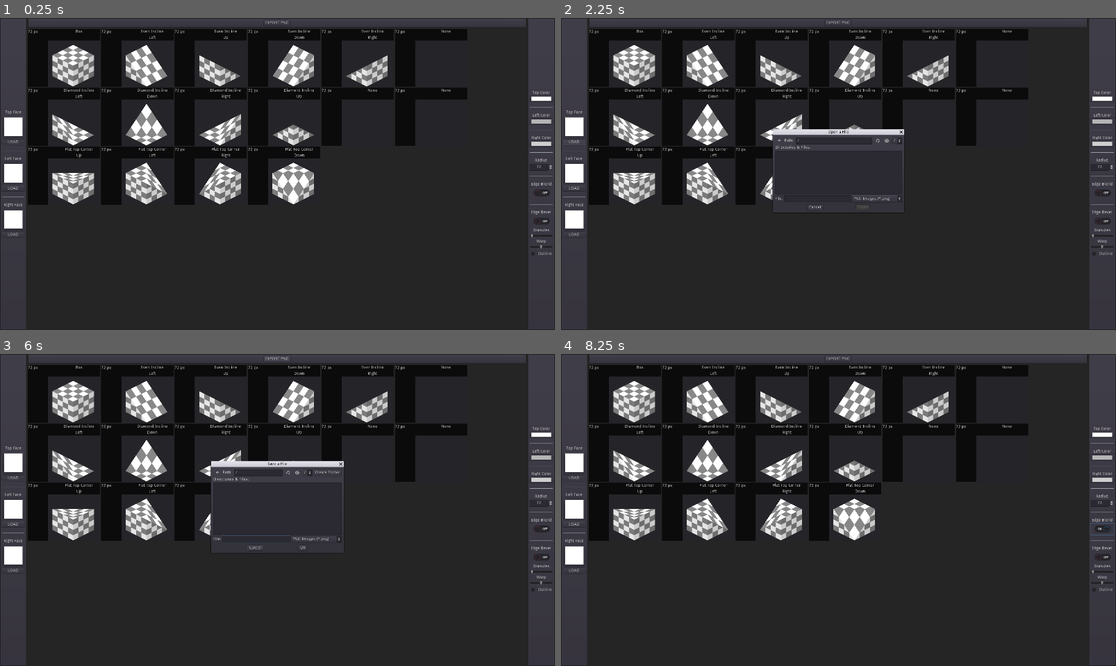
Above: before the commit, frames 1-4 (two rows, left to right).
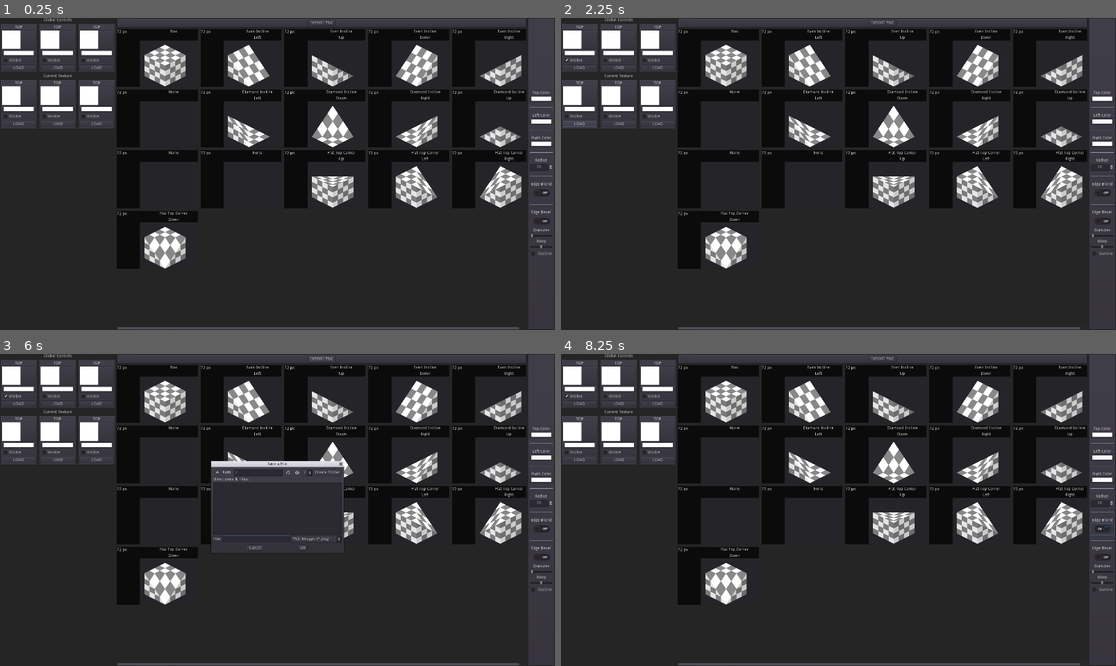
Above: after the commit, the same moments.

Repository: holywar20/IsometricEditor
Game: Godot game, scene res://Workspace.tscn
Same seed, same stepped clock (60 frames per second), same inputs: the game is played once before the commit and once after it.
Inputs (mouse positions are in pixels of both pictures, inside the frame that each line leads up to):
- Up to frame 1 (0.25 s): no input
- Up to frame 2 (2.25 s): click (572, 127) at 0.52 s; click (577, 61) at 1.25 s, where only the run after the commit has a clickable "Visible"; click "LOAD" at 2 s
- Up to frame 3 (6 s): click "LOAD" at 2.75 s; click "LOAD" at 3.5 s; click (216, 475) at 4.27 s; click (216, 475) at 5.02 s; click "EXPORT PNG" at 5.75 s
- Up to frame 4 (8.25 s): click (816, 538) at 6.52 s; type "12" at 6.6 s; click "OK" at 7.25 s; click (1104, 528) at 8 s

The runs differ from the first frame. In frame 1, 38% of the frame differs, in the area x 0-100%, y 0-100%; in frame 2, 38%; in frame 3, 34%; in frame 4, 38%.

Commit message:
Started laying out the UI

Diff:
--- a/Components/TextureTray.gd
+++ b/Components/TextureTray.gd
@@ -9,9 +9,9 @@
 var Previewer = preload("res://Components/PreviewButton.gd")
 var is_expanded = false
 
-onready var preview_button = get_node("PreviewButton")
-onready var chooser_popup = get_node("TextureChoosePopup")
-onready var chooser_hbox = get_node("TextureChoosePopup/TextureHBox")
+onready var preview_button = $VBox/PreviewButton
+onready var chooser_popup = $VBox/TextureChoosePopup
+onready var chooser_hbox = $VBox/TextureChoosePopup/TextureHBox
 
 func _ready():
 	preview_button.preview_texture = texture_list[0]
--- a/Components/TextureTray.tscn
+++ b/Components/TextureTray.tscn
@@ -13,24 +13,47 @@
 margin_right = 32.0
 margin_bottom = 32.0
 rect_min_size = Vector2( 32, 32 )
+size_flags_horizontal = 3
+size_flags_vertical = 3
 script = ExtResource( 1 )
+__meta__ = {
+"_edit_use_anchors_": false
+}
 texture_list = [ ExtResource( 2 ), ExtResource( 3 ), ExtResource( 4 ), ExtResource( 5 ), ExtResource( 6 ), ExtResource( 7 ) ]
 
-[node name="PreviewButton" type="Button" parent="."]
+[node name="VBox" type="VBoxContainer" parent="."]
 margin_left = 7.0
 margin_top = 7.0
+margin_right = 78.0
+margin_bottom = 165.0
+
+[node name="Label" type="Label" parent="VBox"]
 margin_right = 71.0
-margin_bottom = 71.0
+margin_bottom = 14.0
+text = "TOP"
+align = 1
+__meta__ = {
+"_edit_use_anchors_": false
+}
+
+[node name="PreviewButton" type="Button" parent="VBox"]
+margin_top = 18.0
+margin_right = 71.0
+margin_bottom = 82.0
 rect_min_size = Vector2( 64, 64 )
 script = ExtResource( 8 )
 
-[node name="TextureChoosePopup" type="PopupPanel" parent="."]
-margin_left = 7.0
-margin_top = 7.0
+[node name="ColorPickerButton" type="ColorPickerButton" parent="VBox"]
+margin_top = 86.0
 margin_right = 71.0
-margin_bottom = 71.0
+margin_bottom = 106.0
+color = Color( 1, 1, 1, 1 )
 
-[node name="TextureHBox" type="HBoxContainer" parent="TextureChoosePopup"]
+[node name="TextureChoosePopup" type="PopupPanel" parent="VBox"]
+margin_right = 64.0
+margin_bottom = 64.0
+
+[node name="TextureHBox" type="HBoxContainer" parent="VBox/TextureChoosePopup"]
 margin_left = 4.0
 margin_top = 4.0
 margin_right = 60.0
@@ -38,5 +61,19 @@
 size_flags_horizontal = 3
 size_flags_vertical = 3
 
-[connection signal="pressed" from="PreviewButton" to="." method="_on_PreviewButton_pressed"]
-[connection signal="popup_hide" from="TextureChoosePopup" to="." method="_on_TextureChoosePopup_popup_hide"]
+[node name="CheckBox" type="CheckBox" parent="VBox"]
+margin_top = 110.0
+margin_right = 71.0
+margin_bottom = 134.0
+text = "Visible"
+__meta__ = {
+"_edit_use_anchors_": false
+}
+
+[node name="Button" type="Button" parent="VBox"]
+margin_top = 138.0
+margin_right = 71.0
+margin_bottom = 158.0
+text = "LOAD"
+[connection signal="pressed" from="VBox/PreviewButton" to="." method="_on_PreviewButton_pressed"]
+[connection signal="popup_hide" from="VBox/TextureChoosePopup" to="." method="_on_TextureChoosePopup_popup_hide"]
--- a/SingleTextureContainer/SingleTextureContainer.tscn
+++ b/SingleTextureContainer/SingleTextureContainer.tscn
@@ -9,7 +9,7 @@
 anchor_bottom = 0.185
 margin_right = 50.32
 margin_bottom = 0.200012
-rect_min_size = Vector2( 250, 200 )
+rect_min_size = Vector2( 280, 200 )
 script = ExtResource( 1 )
 __meta__ = {
 "_edit_use_anchors_": false
@@ -20,9 +20,8 @@
 anchor_top = 1.0
 anchor_right = 1.0
 anchor_bottom = 1.0
-margin_left = -180.0
+margin_left = -200.0
 margin_top = -160.0
-margin_right = -1.52588e-05
 margin_bottom = -1.52588e-05
 size_flags_horizontal = 3
 size_flags_vertical = 3
@@ -38,7 +37,7 @@
 margin_left = -7.62939e-06
 margin_right = 3.99998
 margin_bottom = -1.90735e-06
-text = "Flat top Corner"
+text = "Even Incline"
 align = 1
 valign = 1
 __meta__ = {
@@ -46,7 +45,6 @@
 }
 
 [node name="FacingDisplay" type="Label" parent="."]
-visible = false
 anchor_left = 0.4
 anchor_right = 1.0
 anchor_bottom = 0.1
@@ -64,7 +62,7 @@
 [node name="SizeDisplay" type="Label" parent="."]
 margin_right = 94.0
 margin_bottom = 20.0
-text = "Size"
+text = "72 px"
 valign = 1
 __meta__ = {
 "_edit_use_anchors_": false
--- /dev/null
+++ b/TextureControl/TextureControl.gd
@@ -0,0 +1,3 @@
+extends VBoxContainer
+
+func setupScene()
--- /dev/null
+++ b/TextureControl/TextureControl.tscn
@@ -0,0 +1,16 @@
+[gd_scene load_steps=3 format=2]
+
+[ext_resource path="res://TextureControl/TextureControl.gd" type="Script" id=1]
+[ext_resource path="res://Components/TextureTray.tscn" type="PackedScene" id=7]
+
+[node name="VBoxContainer" type="VBoxContainer"]
+margin_right = 78.0
+margin_bottom = 120.0
+script = ExtResource( 1 )
+__meta__ = {
+"_edit_use_anchors_": false
+}
+
+[node name="RightTextureTray" parent="." instance=ExtResource( 7 )]
+margin_right = 85.0
+margin_bottom = 172.0
--- a/Workspace.gd
+++ b/Workspace.gd
@@ -24,12 +24,13 @@
 onready var load_dialog = $MainVBox/ControlPanel/HBoxContainer/ExportButton/LoadDialog
 
 func _ready():
-	color_pickers.top.color = drawing_node.top_tint
-	color_pickers.left.color = drawing_node.left_tint
-	color_pickers.right.color = drawing_node.right_tint
-	texture_trays.top.preview_button.preview_texture = drawing_node.top_texture
-	texture_trays.left.preview_button.preview_texture = drawing_node.left_texture
-	texture_trays.right.preview_button.preview_texture = drawing_node.right_texture
+	pass
+	#color_pickers.top.color = drawing_node.top_tint
+	#color_pickers.left.color = drawing_node.left_tint
+	#color_pickers.right.color = drawing_node.right_tint
+	#texture_trays.top.preview_button.preview_texture = drawing_node.top_texture
+	#texture_trays.left.preview_button.preview_texture = drawing_node.left_texture
+	#texture_trays.right.preview_button.preview_texture = drawing_node.right_texture
 
 
 func updateAll():
--- a/Workspace.tscn
+++ b/Workspace.tscn
@@ -17,104 +17,92 @@
 "_edit_use_anchors_": false
 }
 
-[node name="TexturePanel" type="PanelContainer" parent="."]
-margin_right = 92.0
+[node name="VBox" type="VBoxContainer" parent="."]
+margin_right = 400.0
 margin_bottom = 1080.0
-
-[node name="VBoxContainer" type="VBoxContainer" parent="TexturePanel"]
-margin_left = 7.0
-margin_top = 7.0
-margin_right = 85.0
-margin_bottom = 1073.0
-alignment = 1
-
-[node name="TopTexLabel" type="Label" parent="TexturePanel/VBoxContainer"]
-margin_top = 313.0
-margin_right = 78.0
-margin_bottom = 327.0
-text = "Top Face"
-align = 1
-
-[node name="TopTextureTray" parent="TexturePanel/VBoxContainer" instance=ExtResource( 2 )]
-margin_top = 331.0
-margin_right = 78.0
-margin_bottom = 409.0
-
-[node name="TopLoadButton" type="Button" parent="TexturePanel/VBoxContainer"]
-margin_top = 413.0
-margin_right = 78.0
-margin_bottom = 433.0
-text = "LOAD"
-
-[node name="HSeparatorTL" type="HSeparator" parent="TexturePanel/VBoxContainer"]
-margin_top = 437.0
-margin_right = 78.0
-margin_bottom = 469.0
-rect_min_size = Vector2( 0, 32 )
-
-[node name="LeftTexLabel" type="Label" parent="TexturePanel/VBoxContainer"]
-margin_top = 473.0
-margin_right = 78.0
-margin_bottom = 487.0
-text = "Left Face"
-align = 1
-
-[node name="LeftTextureTray" parent="TexturePanel/VBoxContainer" instance=ExtResource( 2 )]
-margin_top = 491.0
-margin_right = 78.0
-margin_bottom = 569.0
-
-[node name="LeftLoadButton" type="Button" parent="TexturePanel/VBoxContainer"]
-margin_top = 573.0
-margin_right = 78.0
-margin_bottom = 593.0
-text = "LOAD"
-
-[node name="HSeparatorLR" type="HSeparator" parent="TexturePanel/VBoxContainer"]
-margin_top = 597.0
-margin_right = 78.0
-margin_bottom = 629.0
-rect_min_size = Vector2( 0, 32 )
-
-[node name="RightTexLabel" type="Label" parent="TexturePanel/VBoxContainer"]
-margin_top = 633.0
-margin_right = 78.0
-margin_bottom = 647.0
-text = "Right Face"
-align = 1
-
-[node name="RightTextureTray" parent="TexturePanel/VBoxContainer" instance=ExtResource( 2 )]
-margin_top = 651.0
-margin_right = 78.0
-margin_bottom = 729.0
-
-[node name="RightLoadButton" type="Button" parent="TexturePanel/VBoxContainer"]
-margin_top = 733.0
-margin_right = 78.0
-margin_bottom = 753.0
-text = "LOAD"
+rect_min_size = Vector2( 400, 0 )
+
+[node name="Global" type="VBoxContainer" parent="VBox"]
+margin_right = 400.0
+margin_bottom = 190.0
+
+[node name="Label" type="Label" parent="VBox/Global"]
+margin_right = 400.0
+margin_bottom = 14.0
+text = "Global Controls"
+align = 1
+valign = 1
+
+[node name="HBox" type="HBoxContainer" parent="VBox/Global"]
+margin_top = 18.0
+margin_right = 400.0
+margin_bottom = 190.0
+
+[node name="Top" parent="VBox/Global/HBox" instance=ExtResource( 2 )]
+margin_right = 130.0
+margin_bottom = 172.0
+
+[node name="Left" parent="VBox/Global/HBox" instance=ExtResource( 2 )]
+margin_left = 134.0
+margin_right = 265.0
+margin_bottom = 172.0
+
+[node name="Right" parent="VBox/Global/HBox" instance=ExtResource( 2 )]
+margin_left = 269.0
+margin_right = 400.0
+margin_bottom = 172.0
+
+[node name="Current" type="VBoxContainer" parent="VBox"]
+margin_top = 194.0
+margin_right = 400.0
+margin_bottom = 384.0
+
+[node name="RightTexLabel" type="Label" parent="VBox/Current"]
+margin_right = 400.0
+margin_bottom = 14.0
+text = "Current Texture"
+align = 1
+
+[node name="HBox2" type="HBoxContainer" parent="VBox/Current"]
+margin_top = 18.0
+margin_right = 400.0
+margin_bottom = 190.0
+
+[node name="Top" parent="VBox/Current/HBox2" instance=ExtResource( 2 )]
+margin_right = 130.0
+margin_bottom = 172.0
+
+[node name="Left" parent="VBox/Current/HBox2" instance=ExtResource( 2 )]
+margin_left = 134.0
+margin_right = 265.0
+margin_bottom = 172.0
+
+[node name="Right" parent="VBox/Current/HBox2" instance=ExtResource( 2 )]
+margin_left = 269.0
+margin_right = 400.0
+margin_bottom = 172.0
 
 [node name="MainVBox" type="VBoxContainer" parent="."]
-margin_left = 96.0
+margin_left = 404.0
 margin_right = 1821.0
 margin_bottom = 1080.0
 size_flags_horizontal = 3
 size_flags_vertical = 3
 
 [node name="ControlPanel" type="PanelContainer" parent="MainVBox"]
-margin_right = 1725.0
+margin_right = 1417.0
 margin_bottom = 34.0
 
 [node name="HBoxContainer" type="HBoxContainer" parent="MainVBox/ControlPanel"]
 margin_left = 7.0
 margin_top = 7.0
-margin_right = 1718.0
+margin_right = 1410.0
 margin_bottom = 27.0
 alignment = 1
 
 [node name="ExportButton" type="Button" parent="MainVBox/ControlPanel/HBoxContainer"]
-margin_left = 809.0
-margin_right = 902.0
+margin_left = 655.0
+margin_right = 748.0
 margin_bottom = 20.0
 text = "EXPORT PNG"
 
@@ -146,14 +134,16 @@
 
 [node name="GridScroll" type="ScrollContainer" parent="MainVBox"]
 margin_top = 38.0
-margin_right = 1725.0
+margin_right = 1417.0
 margin_bottom = 1080.0
 size_flags_vertical = 3
 
 [node name="GridContainer" type="GridContainer" parent="MainVBox/GridScroll"]
-margin_right = 1520.0
-margin_bottom = 608.0
-columns = 6
+margin_right = 1440.0
+margin_bottom = 830.0
+custom_constants/vseparation = 10
+custom_constants/hseparation = 10
+columns = 5
 __meta__ = {
 "_edit_use_anchors_": false
 }
@@ -161,143 +151,143 @@
 [node name="Panel" parent="MainVBox/GridScroll/GridContainer" instance=ExtResource( 5 )]
 anchor_right = 0.0
 anchor_bottom = 0.0
-margin_right = 250.0
+margin_right = 280.0
 margin_bottom = 200.0
 myType = 1
 
 [node name="Panel2" parent="MainVBox/GridScroll/GridContainer" instance=ExtResource( 5 )]
 anchor_right = 0.0
 anchor_bottom = 0.0
-margin_left = 254.0
-margin_right = 504.0
+margin_left = 290.0
+margin_right = 570.0
 margin_bottom = 200.0
 
 [node name="Panel3" parent="MainVBox/GridScroll/GridContainer" instance=ExtResource( 5 )]
 anchor_right = 0.0
 anchor_bottom = 0.0
-margin_left = 508.0
-margin_right = 758.0
+margin_left = 580.0
+margin_right = 860.0
 margin_bottom = 200.0
 direction = 3
 
 [node name="Panel4" parent="MainVBox/GridScroll/GridContainer" instance=ExtResource( 5 )]
 anchor_right = 0.0
 anchor_bottom = 0.0
-margin_left = 762.0
-margin_right = 1012.0
+margin_left = 870.0
+margin_right = 1150.0
 margin_bottom = 200.0
 direction = 1
 
 [node name="Panel5" parent="MainVBox/GridScroll/GridContainer" instance=ExtResource( 5 )]
 anchor_right = 0.0
 anchor_bottom = 0.0
-margin_left = 1016.0
-margin_right = 1266.0
+margin_left = 1160.0
+margin_right = 1440.0
 margin_bottom = 200.0
 direction = 2
 
 [node name="Panel6" parent="MainVBox/GridScroll/GridContainer" instance=ExtResource( 5 )]
 anchor_right = 0.0
 anchor_bottom = 0.0
-margin_left = 1270.0
-margin_right = 1520.0
-margin_bottom = 200.0
+margin_top = 210.0
+margin_right = 280.0
+margin_bottom = 410.0
 myType = 0
 direction = 3
 
 [node name="Panel7" parent="MainVBox/GridScroll/GridContainer" instance=ExtResource( 5 )]
 anchor_right = 0.0
 anchor_bottom = 0.0
-margin_top = 204.0
-margin_right = 250.0
-margin_bottom = 404.0
+margin_left = 290.0
+margin_top = 210.0
+margin_right = 570.0
+margin_bottom = 410.0
 myType = 3
 
 [node name="Panel8" parent="MainVBox/GridScroll/GridContainer" instance=ExtResource( 5 )]
 anchor_right = 0.0
 anchor_bottom = 0.0
-margin_left = 254.0
-margin_top = 204.0
-margin_right = 504.0
-margin_bottom = 404.0
+margin_left = 580.0
+margin_top = 210.0
+margin_right = 860.0
+margin_bottom = 410.0
 myType = 3
 direction = 1
 
 [node name="Panel9" parent="MainVBox/GridScroll/GridContainer" instance=ExtResource( 5 )]
 anchor_right = 0.0
 anchor_bottom = 0.0
-margin_left = 508.0
-margin_top = 204.0
-margin_right = 758.0
-margin_bottom = 404.0
+margin_left = 870.0
+margin_top = 210.0
+margin_right = 1150.0
+margin_bottom = 410.0
 myType = 3
 direction = 2
 
 [node name="Panel10" parent="MainVBox/GridScroll/GridContainer" instance=ExtResource( 5 )]
 anchor_right = 0.0
 anchor_bottom = 0.0
-margin_left = 762.0
-margin_top = 204.0
-margin_right = 1012.0
-margin_bottom = 404.0
+margin_left = 1160.0
+margin_top = 210.0
+margin_right = 1440.0
+margin_bottom = 410.0
 myType = 3
 direction = 3
 
 [node name="Panel11" parent="MainVBox/GridScroll/GridContainer" instance=ExtResource( 5 )]
 anchor_right = 0.0
 anchor_bottom = 0.0
-margin_left = 1016.0
-margin_top = 204.0
-margin_right = 1266.0
-margin_bottom = 404.0
+margin_top = 420.0
+margin_right = 280.0
+margin_bottom = 620.0
 myType = 0
 direction = 3
 
 [node name="Panel12" parent="MainVBox/GridScroll/GridContainer" instance=ExtResource( 5 )]
 anchor_right = 0.0
 anchor_bottom = 0.0
-margin_left = 1270.0
-margin_top = 204.0
-margin_right = 1520.0
-margin_bottom = 404.0
+margin_left = 290.0
+margin_top = 420.0
+margin_right = 570.0
+margin_bottom = 620.0
 myType = 0
 direction = 3
 
 [node name="Panel13" parent="MainVBox/GridScroll/GridContainer" instance=ExtResource( 5 )]
 anchor_right = 0.0
 anchor_bottom = 0.0
-margin_top = 408.0
-margin_right = 250.0
-margin_bottom = 608.0
+margin_left = 580.0
+margin_top = 420.0
+margin_right = 860.0
+margin_bottom = 620.0
 myType = 4
 direction = 3
 
 [node name="Panel14" parent="MainVBox/GridScroll/GridContainer" instance=ExtResource( 5 )]
 anchor_right = 0.0
 anchor_bottom = 0.0
-margin_left = 254.0
-margin_top = 408.0
-margin_right = 504.0
-margin_bottom = 608.0
+margin_left = 870.0
+margin_top = 420.0
+margin_right = 1150.0
+margin_bottom = 620.0
 myType = 4
 
 [node name="Panel15" parent="MainVBox/GridScroll/GridContainer" instance=ExtResource( 5 )]
 anchor_right = 0.0
 anchor_bottom = 0.0
-margin_left = 508.0
-margin_top = 408.0
-margin_right = 758.0
-margin_bottom = 608.0
+margin_left = 1160.0
+margin_top = 420.0
+margin_right = 1440.0
+margin_bottom = 620.0
 myType = 4
 direction = 2
 
 [node name="Panel16" parent="MainVBox/GridScroll/GridContainer" instance=ExtResource( 5 )]
 anchor_right = 0.0
 anchor_bottom = 0.0
-margin_left = 762.0
-margin_top = 408.0
-margin_right = 1012.0
-margin_bottom = 608.0
+margin_top = 630.0
+margin_right = 280.0
+margin_bottom = 830.0
 myType = 4
 direction = 1
 
@@ -500,12 +490,6 @@
 margin_bottom = 821.0
 text = "Outline"
 align = 2
-[connection signal="texture_chosen" from="TexturePanel/VBoxContainer/TopTextureTray" to="." method="_on_TopTextureTray_texture_chosen"]
-[connection signal="pressed" from="TexturePanel/VBoxContainer/TopLoadButton" to="." method="_on_AnyLoadButton_pressed" binds= [ "top" ]]
-[connection signal="texture_chosen" from="TexturePanel/VBoxContainer/LeftTextureTray" to="." method="_on_LeftTextureTray_texture_chosen"]
-[connection signal="pressed" from="TexturePanel/VBoxContainer/LeftLoadButton" to="." method="_on_AnyLoadButton_pressed" binds= [ "left" ]]
-[connection signal="texture_chosen" from="TexturePanel/VBoxContainer/RightTextureTray" to="." method="_on_RightTextureTray_texture_chosen"]
-[connection signal="pressed" from="TexturePanel/VBoxContainer/RightLoadButton" to="." method="_on_AnyLoadButton_pressed" binds= [ "right" ]]
 [connection signal="pressed" from="MainVBox/ControlPanel/HBoxContainer/ExportButton" to="." method="_on_ExportButton_pressed"]
 [connection signal="file_selected" from="MainVBox/ControlPanel/HBoxContainer/ExportButton/ExportDialog" to="." method="_on_ExportDialog_file_selected"]
 [connection signal="file_selected" from="MainVBox/ControlPanel/HBoxContainer/ExportButton/LoadDialog" to="." method="_on_LoadDialog_file_selected"]
